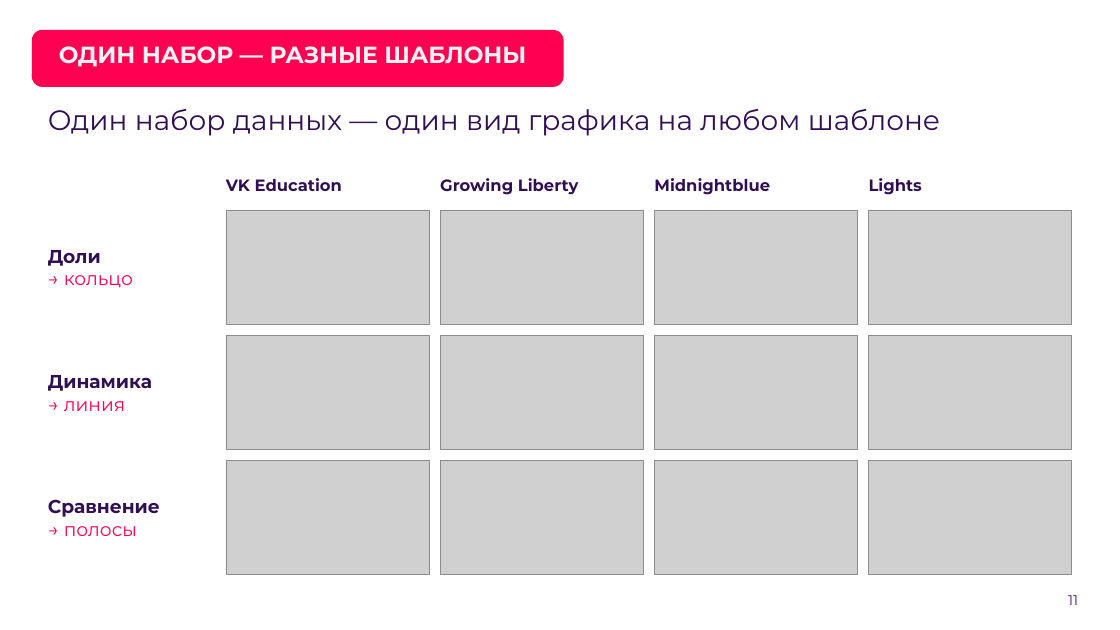
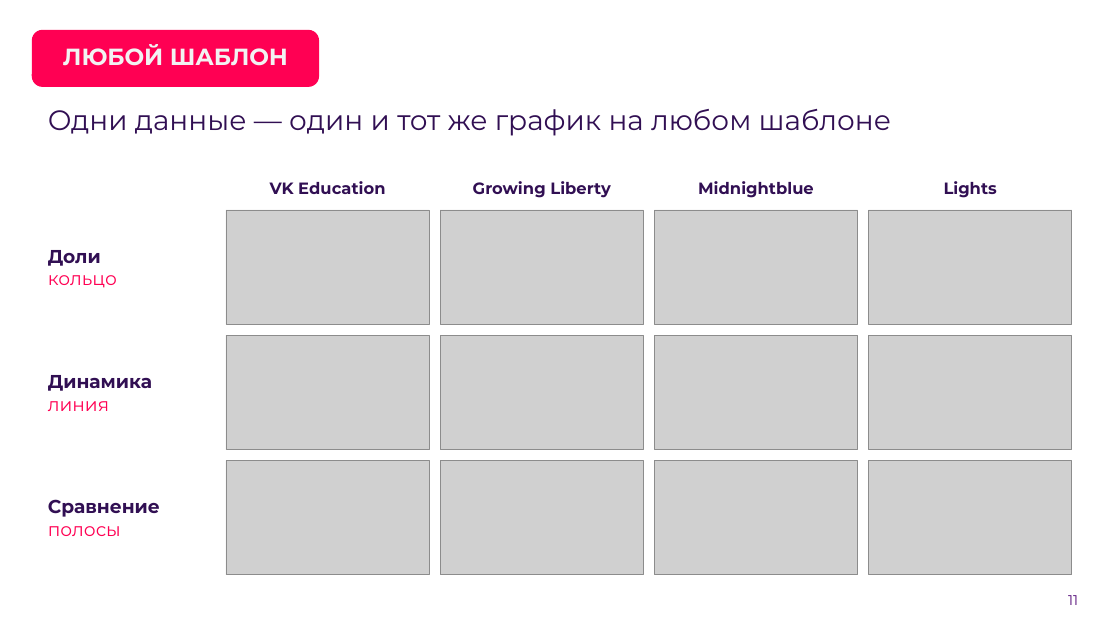
Before and after one commit to hl0pch1k/verstka, a slide deck: slide 11 of docs/presentation/verstka-pitch-stage2.pptx. Drawn at 1120x630 pixels with LibreOffice and Linux fonts; fonts in the diff are those of the drawing; grey boxes stand for pictures; background and template pictures are left out. Boxes give left, top, right and bottom in pixels: in the first picture for what was removed or moved away, otherwise in the second. Text is boxed around its words. In the diff, an @@ line names an element or a change of style, - is before the commit and + after.

```diff
--- a/docs/presentation/verstka-pitch-stage2.pptx
+++ b/docs/presentation/verstka-pitch-stage2.pptx
@@ rounded rectangle resized from (x1=32, y1=29, x2=564, y2=87) to (x1=32, y1=29, x2=319, y2=87) @@
@@ title "ЛЮБОЙ ШАБЛОН" at (x1=63, y1=44, x2=288, y2=66): vertical alignment bottom to middle @@
@@ title at (x1=63, y1=44, x2=288, y2=66): text changed @@
-ОДИН НАБОР — РАЗНЫЕ ШАБЛОНЫ
+ЛЮБОЙ ШАБЛОН
@@ text at (x1=48, y1=109, x2=891, y2=136): text changed @@
-Один набор данных — один вид графика на любом шаблоне
+Одни данные — один и тот же график на любом шаблоне
@@ alignment left to centre; vertical alignment top to middle in 4 elements at (x1=270, y1=181, x2=385, y2=194), (x1=473, y1=181, x2=610, y2=198), (x1=698, y1=181, x2=814, y2=198), (x1=944, y1=181, x2=997, y2=198) @@
@@ text at (x1=48, y1=275, x2=117, y2=288): text changed @@
-→ кольцо
+кольцо
@@ text at (x1=48, y1=401, x2=109, y2=411): text changed @@
-→ линия
+линия
@@ text at (x1=48, y1=526, x2=121, y2=536): text changed @@
-→ полосы
+полосы
```
Also in this commit, not shown: 18 other slides changed, 1 other file.
